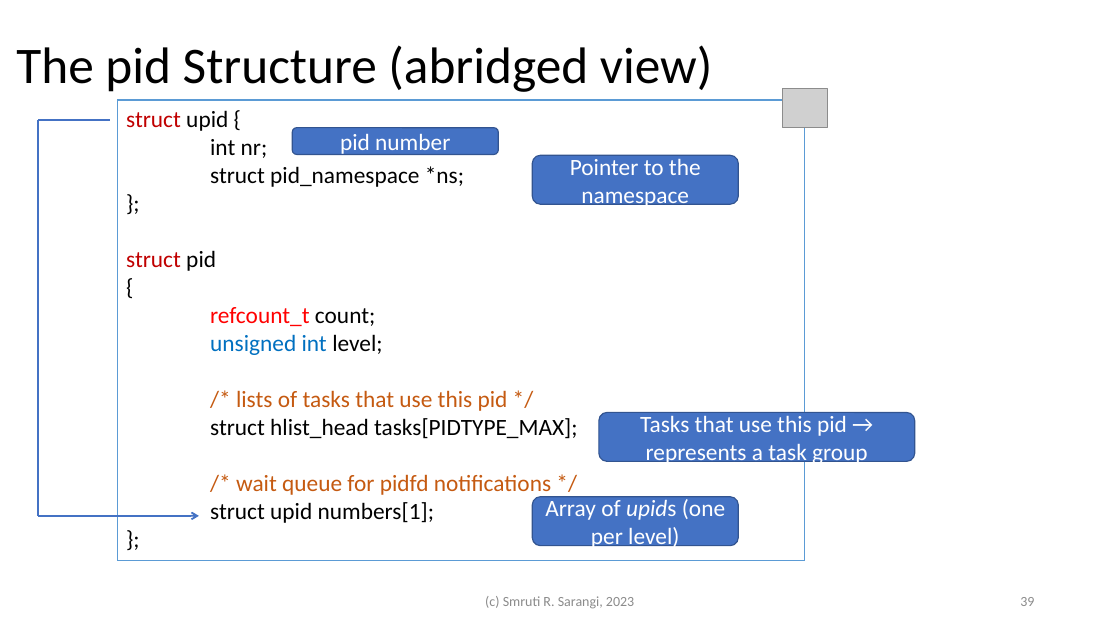
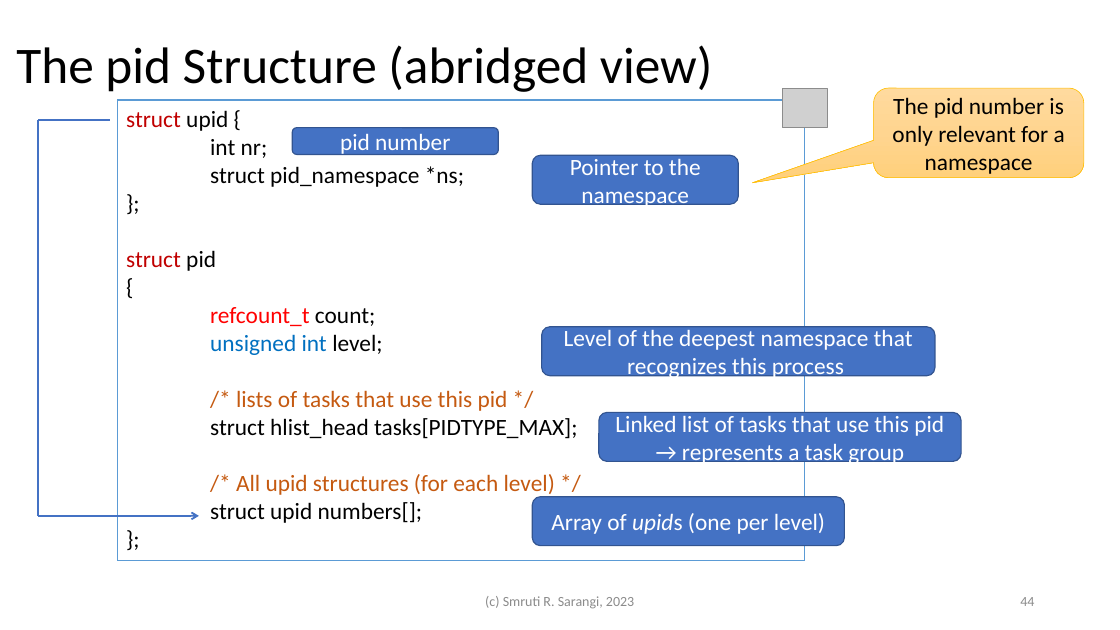
Before and after one commit to sarthak-panda/Sem6, a slide deck: slide 44 of COL331/LEC/3.processes.pptx (slide 39 before the commit). Drawn at 1120x630 pixels with LibreOffice and Linux fonts; fonts in the diff are those of the drawing; grey boxes stand for pictures. Boxes give left, top, right and bottom in pixels: in the first picture for what was removed or moved away, otherwise in the second. Text is boxed around its words. In the diff, an @@ line names an element or a change of style, - is before the commit and + after.

```diff
--- a/COL331/LEC/3.processes.pptx
+++ b/COL331/LEC/3.processes.pptx
@@ rounded speech box added at (874, 88, 1084, 178), fill gradient #FFDB9E to #FFD590 to #FFD07C, outline #FFC000 0.5 pt, 20 pt, text #000000 @@
+The pid number is only relevant for a namespace
@@ rounded rectangle added at (542, 327, 935, 376), fill #4472C4, outline #325491 1 pt, 20 pt, text #FFFFFF @@
+Level of the deepest namespace that
+recognizes this process
@@ rounded rectangle "Linked list of tasks that ...": place and size @@
-rounded rectangle "Linked list of tasks that ..." at (599, 413, 915, 461)
+rounded rectangle "Linked list of tasks that ..." at (599, 413, 961, 461)
@@ text in rounded rectangle at (615, 412, 944, 466): text changed @@
-Tasks that use this pid → represents a task group
+Linked list of tasks that use this pid → represents a task group
@@ text in rectangle at (210, 474, 555, 523): text changed @@
-/* wait queue for pidfd notifications */
-struct upid numbers[1];
+/* All upid structures (for each level) */
+struct upid numbers[];
@@ rounded rectangle "Array of upids (one per ...": place and size @@
-rounded rectangle "Array of upids (one per ..." at (533, 497, 739, 545)
+rounded rectangle "Array of upids (one per ..." at (533, 497, 845, 545)
@@ page number at (1020, 597, 1034, 606): text changed @@
-39
+44
```
Also in this commit, not shown: 34 other slides changed, 7 slides added, 2 slides removed, 13 other files.
